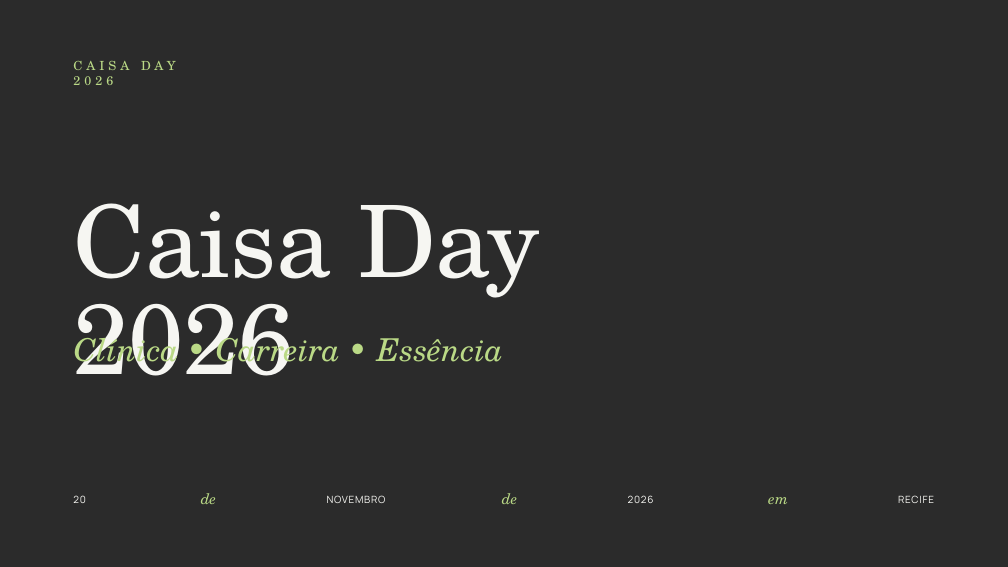
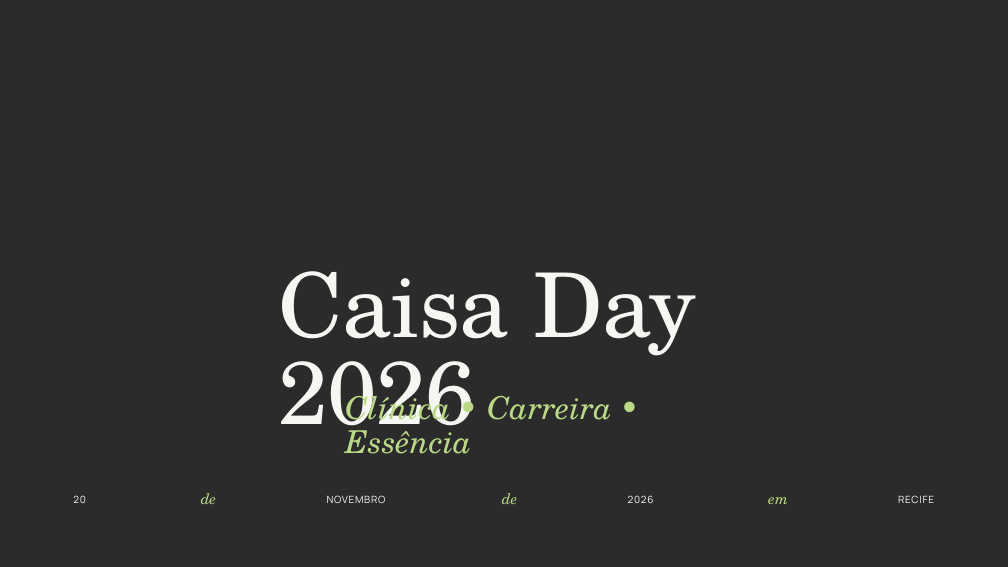
Before and after one commit to pollyandrad/claude-apresentation, a slide deck: slide 4 of marcela-designs/telas-projecao/saida/CAISA-DAY-2026_telas-de-projecao_EDITAVEL.pptx. Drawn at 1008x567 pixels with LibreOffice and Linux fonts; fonts in the diff are those of the drawing; background and template pictures are left out; a plain dark background stands for a picture behind light text. Boxes give left, top, right and bottom in pixels: in the first picture for what was removed or moved away, otherwise in the second. Text is boxed around its words. In the diff, an @@ line names an element or a change of style, - is before the commit and + after.

```diff
--- a/marcela-designs/telas-projecao/saida/CAISA-DAY-2026_telas-de-projecao_EDITAVEL.pptx
+++ b/marcela-designs/telas-projecao/saida/CAISA-DAY-2026_telas-de-projecao_EDITAVEL.pptx
@@ text removed at (73, 61, 176, 85) @@
-CAISA DAY 2026
@@ text "Caisa Day 2026": place and size @@
-text "Caisa Day 2026" at (74, 203, 541, 376)
+text "Caisa Day 2026" at (278, 271, 697, 450)
@@ text "Caisa Day 2026" at (278, 271, 697, 450): size 95 to 85 pt, letter spacing -0.5 to -0.4 pt; line spacing 93.1pt to 83.3pt @@
@@ text "Clínica • Carreira • Essência" rewrapped from (74, 330, 503, 371) to (345, 388, 612, 454) @@
```
Also in this commit, not shown: 8 other slides changed, 38 other files.
